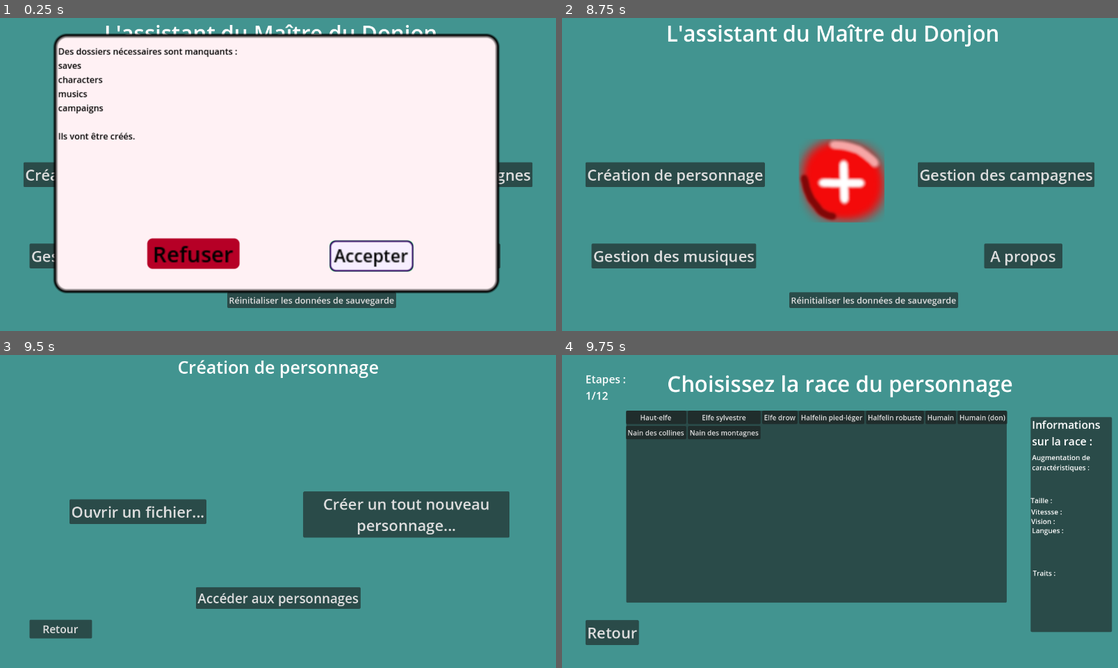
Above: before the commit, frames 1-4 (two rows, left to right).
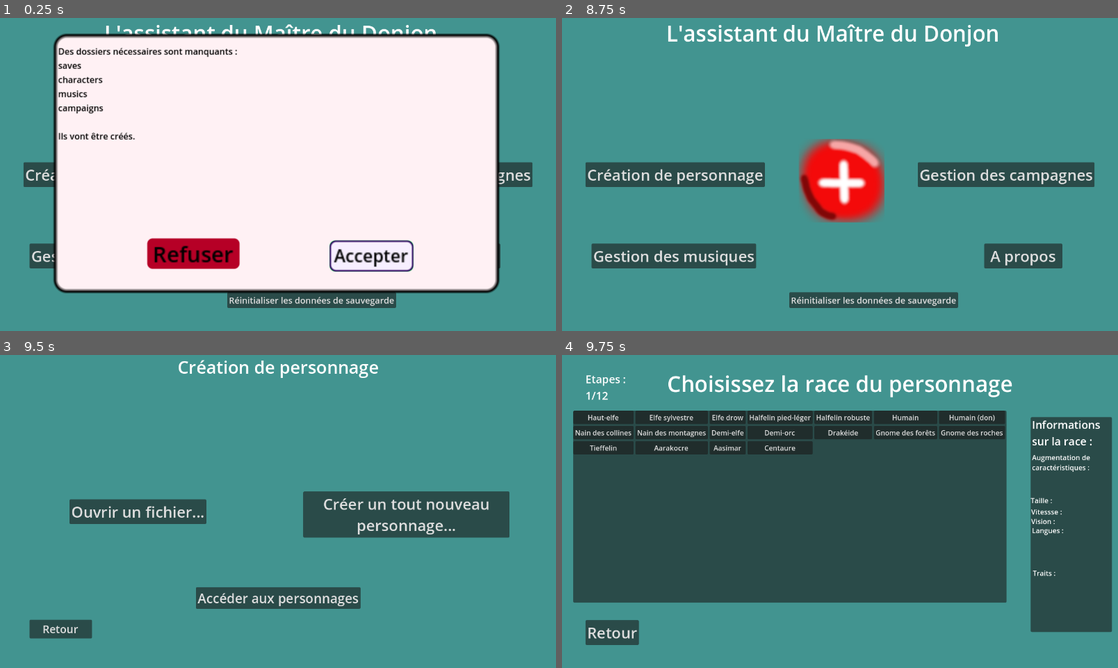
Above: after the commit, the same moments.

Repository: Geekdu25/L_assistant_du_MD
Game: Godot game, scene res://scenes/ecran_principal.tscn
The game is run twice, just before and just after one commit, with the same random seed, the same clock (stepped at 60 frames per second) and the same inputs.
Inputs:
- Up to frame 1 (0.25 s): no input
- Up to frame 2 (8.75 s): click "A propos" at 0.5 s; click "Gestion des musiques" at 1.25 s; click "Réinitialiser les données de …" at 2 s; click "Création de personnage" at 2.75 s; click "Gestion des campagnes" at 3.5 s; click "Accepter" at 4.25 s; click "A propos" at 5 s; click "Retour" at 5.75 s; click "Gestion des musiques" at 6.5 s; click "Réinitialiser les données de …" at 7.25 s; click "Refuser" at 8 s
- Up to frame 3 (9.5 s): click "Création de personnage" at 8.75 s
- Up to frame 4 (9.75 s): click "Créer un tout nouveau personn…" at 9.5 s

Frames 1-3 are identical in both runs. In frame 4, 10% of the frame differs, in the area x 2-81%, y 17-80%.

Commit message:
Ajout de boutons de races

Diff:
--- a/scenes/creation_personnage/etape_2.tscn
+++ b/scenes/creation_personnage/etape_2.tscn
@@ -63,7 +63,7 @@
 [node name="Races" type="Panel" parent="."]
 layout_mode = 1
 anchors_preset = -1
-anchor_left = 0.131
+anchor_left = 0.036
 anchor_top = 0.205
 anchor_right = 0.784
 anchor_bottom = 0.763
@@ -118,6 +118,42 @@
 [node name="nain_montagnes" type="Button" parent="Races/GridContainer"]
 layout_mode = 2
 text = "Nain des montagnes"
+
+[node name="demi-elfe" type="Button" parent="Races/GridContainer"]
+layout_mode = 2
+text = "Demi-elfe"
+
+[node name="demi-orc" type="Button" parent="Races/GridContainer"]
+layout_mode = 2
+text = "Demi-orc"
+
+[node name="drakéide" type="Button" parent="Races/GridContainer"]
+layout_mode = 2
+text = "Drakéide"
+
+[node name="gnome_des_forêts" type="Button" parent="Races/GridContainer"]
+layout_mode = 2
+text = "Gnome des forêts"
+
+[node name="gnome_des_roches" type="Button" parent="Races/GridContainer"]
+layout_mode = 2
+text = "Gnome des roches"
+
+[node name="tieffelin" type="Button" parent="Races/GridContainer"]
+layout_mode = 2
+text = "Tieffelin"
+
+[node name="aarakocre" type="Button" parent="Races/GridContainer"]
+layout_mode = 2
+text = "Aarakocre"
+
+[node name="aasimar" type="Button" parent="Races/GridContainer"]
+layout_mode = 2
+text = "Aasimar"
+
+[node name="centaure" type="Button" parent="Races/GridContainer"]
+layout_mode = 2
+text = "Centaure"
 
 [node name="Infos" type="Panel" parent="."]
 layout_mode = 1
